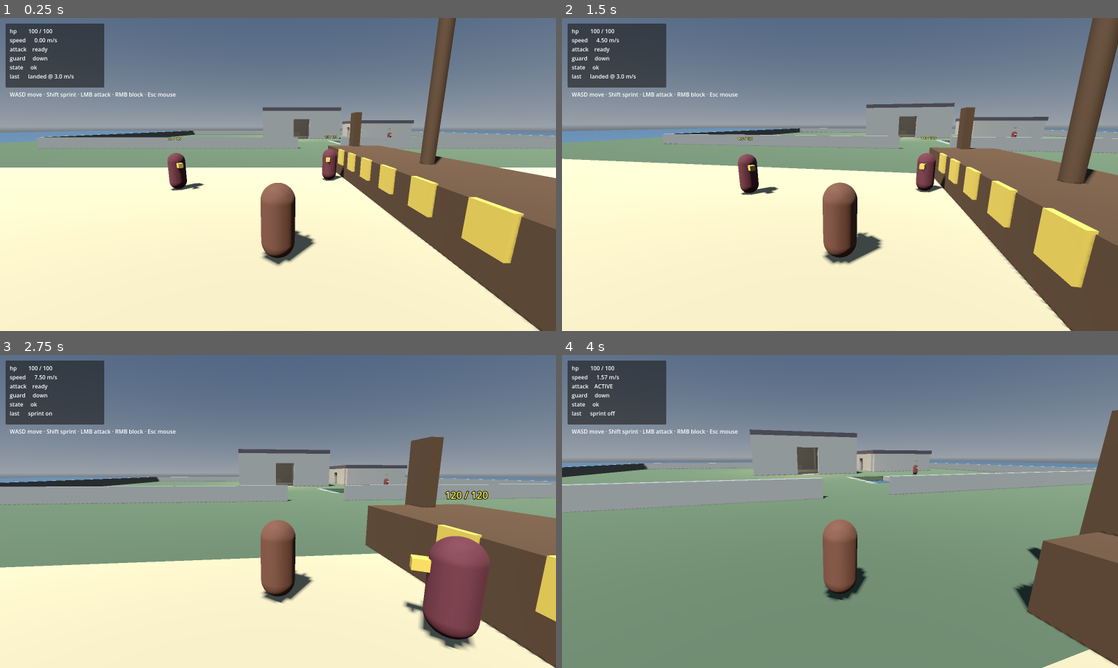
Above: before the commit, frames 1-4 (two rows, left to right).
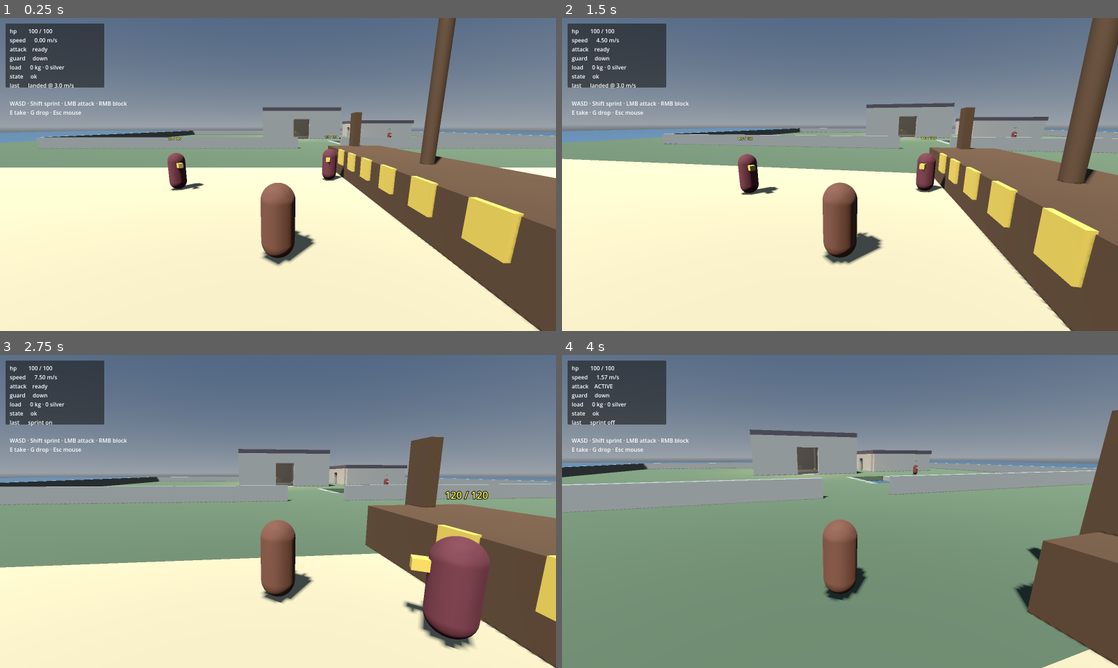
Above: after the commit, the same moments.

Repository: kurek775/first_game
Game: Godot game, scene res://scenes/main.tscn
Same seed, same stepped clock (60 frames per second), same inputs: the game is played once before the commit and once after it.
Inputs (mouse positions are in pixels of both pictures, inside the frame that each line leads up to):
- Up to frame 1 (0.25 s): no input
- Up to frame 2 (1.5 s): tap Enter at 0.5 s; move the mouse to (867, 174) at 0.52 s; hold Right mouse button (block) 0.53-1.28 s; hold W (move_forward) from 0.53 s (still down); click (867, 174) at 0.6 s; move the mouse to (812, 174) at 1.27 s; right-click (812, 174) at 1.35 s
- Up to frame 3 (2.75 s): keep holding W (move_forward); tap Shift (sprint) at 1.55 s; move the mouse to (289, 505) at 2.02 s; hold Shift (sprint) from 2.03 s (still down); tap G (drop, bound only after the commit) at 2.3 s
- Up to frame 4 (4 s): keep holding W (move_forward); move the mouse to (834, 517) at 2.77 s; release Shift (sprint) at 2.78 s; tap G (drop, bound only after the commit) at 2.85 s; tap E (interact, bound only after the commit) at 3.05, 3.6 s; move the mouse to (878, 514) at 3.52 s; click (878, 514) at 3.8 s

The runs differ from the first frame. In frame 1, 0.7% of the frame differs, in the area x 1-56%, y 15-38%; in frame 2, 0.7%; in frame 3, 0.6%; in frame 4, 0.6%.

Commit message:
Stage 5: loot with weight
Loot is a physical node, not an inventory entry. Picking it up reparents
the LootItem onto an anchor on the player's back, so the haul is visible
and can be abandoned where you stand.

Carrier owns the greed-versus-survival lever: total weight scales
movement speed down linearly, and past two_hand_weight_limit both arms
are full and the swing is refused outright. Dropping the reliquary to
fight is meant to be a real decision.

Five items graded so value tracks weight, with the richest haul also the
one that stops you fighting and sits furthest from the boat: candlestick
6kg/70, psalter 9kg/110, plate 16kg/180, reliquary 34kg/340, and a 58kg
gold hoard on the crypt floor.

Verified by driving: 40kg gives 3.12 m/s, exactly 4.5 * (1 - 40/130).
The attack-gate check samples 0.12s after the press because a whole
swing is 0.65s - sampling later reads idle whether the swing was blocked
or merely finished. Light -> windup, heavy -> idle, drop -> windup.

Co-Authored-By: Claude Opus 5 (1M context) <noreply@anthropic.com>

Diff:
--- a/project.godot
+++ b/project.godot
@@ -63,6 +63,17 @@
 ]
 }
 
+interact={
+"deadzone": 0.2,
+"events": [Object(InputEventKey,"resource_local_to_scene":false,"resource_name":"","device":-1,"window_id":0,"alt_pressed":false,"shift_pressed":false,"ctrl_pressed":false,"meta_pressed":false,"pressed":false,"keycode":0,"physical_keycode":69,"key_label":0,"unicode":0,"location":0,"echo":false,"script":null)
+]
+}
+drop={
+"deadzone": 0.2,
+"events": [Object(InputEventKey,"resource_local_to_scene":false,"resource_name":"","device":-1,"window_id":0,"alt_pressed":false,"shift_pressed":false,"ctrl_pressed":false,"meta_pressed":false,"pressed":false,"keycode":0,"physical_keycode":71,"key_label":0,"unicode":0,"location":0,"echo":false,"script":null)
+]
+}
+
 [layer_names]
 
 3d_physics/layer_1="world"
--- /dev/null
+++ b/resources/materials/gold.tres
@@ -0,0 +1,7 @@
+[gd_resource type="StandardMaterial3D" format=3]
+
+[resource]
+resource_name = "gold"
+albedo_color = Color(0.85, 0.67, 0.22, 1)
+metallic = 0.6
+roughness = 0.35
--- /dev/null
+++ b/resources/materials/silver.tres
@@ -0,0 +1,7 @@
+[gd_resource type="StandardMaterial3D" format=3]
+
+[resource]
+resource_name = "silver"
+albedo_color = Color(0.78, 0.8, 0.84, 1)
+metallic = 0.7
+roughness = 0.3
--- /dev/null
+++ b/scenes/loot/loot_item.tscn
@@ -0,0 +1,31 @@
+; A single stealable thing. Instanced with overrides for weight/value/size --
+; see main.tscn for the five placed around the monastery.
+;
+; Layer 5 ("interactable"), masks nothing: loot never looks for anything, the
+; carrier's reach volume looks for loot.
+[gd_scene load_steps=5 format=3]
+
+[ext_resource type="Script" path="res://scripts/loot/loot_item.gd" id="1_loot"]
+[ext_resource type="Material" path="res://resources/materials/gold.tres" id="2_gold"]
+
+[sub_resource type="BoxShape3D" id="BoxShape3D_loot"]
+size = Vector3(0.5, 0.4, 0.5)
+
+[sub_resource type="BoxMesh" id="BoxMesh_loot"]
+material = ExtResource("2_gold")
+size = Vector3(0.5, 0.4, 0.5)
+
+[node name="LootItem" type="Area3D" groups=["loot"]]
+collision_layer = 16
+collision_mask = 0
+monitoring = false
+script = ExtResource("1_loot")
+item_name = "Loot"
+weight = 10.0
+value = 50
+
+[node name="Collision" type="CollisionShape3D" parent="."]
+shape = SubResource("BoxShape3D_loot")
+
+[node name="Mesh" type="MeshInstance3D" parent="."]
+mesh = SubResource("BoxMesh_loot")
--- a/scenes/main.tscn
+++ b/scenes/main.tscn
@@ -14,6 +14,7 @@
 [ext_resource type="PackedScene" path="res://scenes/enemies/training_dummy.tscn" id="6_dummy"]
 [ext_resource type="NavigationMesh" path="res://resources/navigation/island_navmesh.tres" id="7_navmesh"]
 [ext_resource type="PackedScene" path="res://scenes/enemies/levy_spearman.tscn" id="8_spearman"]
+[ext_resource type="PackedScene" path="res://scenes/loot/loot_item.tscn" id="9_loot"]
 
 [sub_resource type="ProceduralSkyMaterial" id="ProceduralSkyMaterial_sky"]
 sky_top_color = Color(0.29, 0.38, 0.5, 1)
@@ -80,6 +81,59 @@
 [node name="Visual" parent="LevySpearman"]
 transform = Transform3D(-1, 0, 0, 0, 1, 0, 0, 0, -1, 0, 0, 0)
 
+
+; Loot. Deliberately graded so value tracks weight: the richest haul is also
+; the one that stops you fighting and is furthest from the boat.
+;   candlestick  6kg  /  70   nave, light enough to still swing
+;   psalter      9kg  / 110   nave
+;   plate       16kg  / 180   side building, past the two-hand limit
+;   reliquary   34kg  / 340   on the altar
+;   hoard       58kg  / 620   crypt floor, deepest and heaviest
+[node name="LootCandlestick" parent="." instance=ExtResource("9_loot")]
+transform = Transform3D(1, 0, 0, 0, 1, 0, 0, 0, 1, -4, 0.35, -18)
+item_name = "Candlestick"
+weight = 6.0
+value = 70
+
+[node name="Mesh" parent="LootCandlestick"]
+transform = Transform3D(0.7, 0, 0, 0, 0.7, 0, 0, 0, 0.7, 0, 0, 0)
+
+[node name="LootPsalter" parent="." instance=ExtResource("9_loot")]
+transform = Transform3D(1, 0, 0, 0, 1, 0, 0, 0, 1, 4, 0.35, -26)
+item_name = "Psalter"
+weight = 9.0
+value = 110
+
+[node name="Mesh" parent="LootPsalter"]
+transform = Transform3D(0.8, 0, 0, 0, 0.8, 0, 0, 0, 0.8, 0, 0, 0)
+
+[node name="LootPlate" parent="." instance=ExtResource("9_loot")]
+transform = Transform3D(1, 0, 0, 0, 1, 0, 0, 0, 1, 23, 0.35, -22)
+item_name = "Silver plate"
+weight = 16.0
+value = 180
+
+[node name="Mesh" parent="LootPlate"]
+transform = Transform3D(1.0, 0, 0, 0, 1.0, 0, 0, 0, 1.0, 0, 0, 0)
+
+[node name="LootReliquary" parent="." instance=ExtResource("9_loot")]
+transform = Transform3D(1, 0, 0, 0, 1, 0, 0, 0, 1, 0, 1.4, -32)
+item_name = "Reliquary"
+weight = 34.0
+value = 340
+
+[node name="Mesh" parent="LootReliquary"]
+transform = Transform3D(1.3, 0, 0, 0, 1.3, 0, 0, 0, 1.3, 0, 0, 0)
+
+[node name="LootHoard" parent="." instance=ExtResource("9_loot")]
+transform = Transform3D(1, 0, 0, 0, 1, 0, 0, 0, 1, 7, -4.15, -16)
+item_name = "Gold hoard"
+weight = 58.0
+value = 620
+
+[node name="Mesh" parent="LootHoard"]
+transform = Transform3D(1.6, 0, 0, 0, 1.6, 0, 0, 0, 1.6, 0, 0, 0)
+
 [node name="DebugHud" type="CanvasLayer" parent="." node_paths=PackedStringArray("player")]
 script = ExtResource("2_hud")
 player = NodePath("../Player")
--- a/scenes/player/player.tscn
+++ b/scenes/player/player.tscn
@@ -11,6 +11,7 @@
 [ext_resource type="Script" path="res://scripts/combat/hitbox.gd" id="9_hitbox"]
 [ext_resource type="Script" path="res://scripts/combat/melee_attack.gd" id="10_melee"]
 [ext_resource type="Script" path="res://scripts/combat/hit_reaction.gd" id="11_reaction"]
+[ext_resource type="Script" path="res://scripts/loot/carrier.gd" id="12_carrier"]
 
 [sub_resource type="CapsuleShape3D" id="CapsuleShape3D_body"]
 radius = 0.4
@@ -34,6 +35,9 @@
 
 [sub_resource type="BoxShape3D" id="BoxShape3D_hit"]
 size = Vector3(1.6, 1.4, 1.8)
+
+[sub_resource type="SphereShape3D" id="SphereShape3D_reach"]
+radius = 1.7
 
 [node name="Player" type="CharacterBody3D" groups=["player"]]
 collision_layer = 2
@@ -70,6 +74,9 @@
 [node name="Collision" type="CollisionShape3D" parent="Visual/Hitbox"]
 transform = Transform3D(1, 0, 0, 0, 1, 0, 0, 0, 1, 0, 1, -1.1)
 shape = SubResource("BoxShape3D_hit")
+
+[node name="LootAnchor" type="Node3D" parent="Visual"]
+transform = Transform3D(1, 0, 0, 0, 1, 0, 0, 0, 1, 0, 1.3, 0.36)
 
 [node name="Motor" type="Node" parent="."]
 script = ExtResource("2_motor")
@@ -131,5 +138,24 @@
 recovery = 0.35
 move_scale = 0.35
 
+; Masks layer 5 ("interactable") only. Loot is found; it never looks.
+[node name="Reach" type="Area3D" parent="."]
+transform = Transform3D(1, 0, 0, 0, 1, 0, 0, 0, 1, 0, 1, 0)
+collision_layer = 0
+collision_mask = 16
+monitorable = false
+
+[node name="Collision" type="CollisionShape3D" parent="Reach"]
+shape = SubResource("SphereShape3D_reach")
+
+[node name="Carrier" type="Node" parent="." node_paths=PackedStringArray("body", "reach", "stack_anchor")]
+script = ExtResource("12_carrier")
+body = NodePath("..")
+reach = NodePath("../Reach")
+stack_anchor = NodePath("../Visual/LootAnchor")
+crush_weight = 130.0
+min_speed_scale = 0.35
+two_hand_weight_limit = 12.0
+
 [connection signal="hit_taken" from="Hurtbox" to="HitReaction" method="react"]
 [connection signal="hit_blocked" from="Hurtbox" to="HitReaction" method="react_blocked"]
--- /dev/null
+++ b/scripts/loot/carrier.gd
@@ -0,0 +1,133 @@
+## Carrier — what a character is hauling, and what it costs them.
+##
+## Owns the whole greed-versus-survival lever: total weight scales movement
+## speed down and, past a threshold, means both hands are full and you cannot
+## swing at all. Dropping the reliquary to fight is meant to be a real decision.
+##
+## Knows nothing about input. The Player reads the keys and calls
+## try_pick_up() / drop_last().
+
+class_name Carrier
+extends Node
+
+signal load_changed(weight: float, value: int)
+signal picked_up(item: LootItem)
+signal dropped(item: LootItem)
+## Emitted when crossing the two-hand threshold in either direction, so the HUD
+## can say "hands full" without polling for a change.
+signal hands_changed(free: bool)
+
+## The character doing the carrying.
+@export var body: Node3D
+## Area3D that detects loot within arm's length. Masks layer 5, "interactable".
+@export var reach: Area3D
+## Where carried loot is parented. Put it on the character's back.
+@export var stack_anchor: Node3D
+## Where dropped loot is reparented to. Leave null to use the scene root.
+@export var world_parent: Node
+
+@export_group("Load")
+## Weight at which you would barely move. Speed scales toward min_speed_scale
+## as the load approaches this.
+@export_range(10.0, 500.0, 5.0) var crush_weight := 130.0
+@export_range(0.05, 1.0, 0.05) var min_speed_scale := 0.35
+## Above this you are holding loot in both arms and cannot attack.
+@export_range(0.0, 200.0, 0.5) var two_hand_weight_limit := 12.0
+
+var carried: Array[LootItem] = []
+
+var _hands_free := true
+
+
+func total_weight() -> float:
+	var sum := 0.0
+	for item in carried:
+		sum += item.weight
+	return sum
+
+
+func total_value() -> int:
+	var sum := 0
+	for item in carried:
+		sum += item.value
+	return sum
+
+
+## Multiplier for CharacterMotor.speed_scale. Linear in weight, floored so a
+## fully laden raider still shuffles rather than freezing.
+func speed_scale() -> float:
+	return clampf(1.0 - total_weight() / crush_weight, min_speed_scale, 1.0)
+
+
+## False once your arms are full. The player's swing is two-handed.
+func has_free_hands() -> bool:
+	return total_weight() <= two_hand_weight_limit
+
+
+## Nearest un-carried loot inside the reach volume.
+func nearest_in_reach() -> LootItem:
+	if reach == null:
+		return null
+
+	var best: LootItem = null
+	var best_distance := INF
+	for area in reach.get_overlapping_areas():
+		var item := area as LootItem
+		if item == null or item.is_carried():
+			continue
+		var distance := body.global_position.distance_to(item.global_position)
+		if distance < best_distance:
+			best_distance = distance
+			best = item
+	return best
+
+
+func try_pick_up() -> bool:
+	var item := nearest_in_reach()
+	if item == null:
+		return false
+
+	item.attach_to(body, stack_anchor, carried.size())
+	carried.append(item)
+	picked_up.emit(item)
+	_announce()
+	return true
+
+
+func drop_last() -> bool:
+	if carried.is_empty():
+		return false
+
+	var item: LootItem = carried.pop_back()
+	item.detach_to(_drop_parent(), _drop_position())
+	dropped.emit(item)
+	_announce()
+	return true
+
+
+func drop_all() -> void:
+	while not carried.is_empty():
+		drop_last()
+
+
+func _drop_parent() -> Node:
+	return world_parent if world_parent != null else body.get_tree().current_scene
+
+
+## Just in front of the feet, so dropped loot does not land inside the body and
+## immediately re-enter the reach volume from the inside.
+func _drop_position() -> Vector3:
+	var forward := -body.global_transform.basis.z
+	forward.y = 0.0
+	if forward.length_squared() < 0.0001:
+		forward = Vector3.FORWARD
+	return body.global_position + forward.normalized() * 1.1 + Vector3.UP * 0.3
+
+
+func _announce() -> void:
+	load_changed.emit(total_weight(), total_value())
+
+	var free := has_free_hands()
+	if free != _hands_free:
+		_hands_free = free
+		hands_changed.emit(free)
--- /dev/null
+++ b/scripts/loot/loot_item.gd
@@ -0,0 +1,61 @@
+## LootItem — a physical thing worth stealing.
+##
+## Not an inventory entry. The node itself is reparented onto the carrier when
+## picked up and put back in the world when dropped, so what you are carrying
+## is literally visible on your back and can be abandoned where you stand.
+##
+## Sits on collision layer 5 ("interactable") and masks nothing — loot never
+## looks for anything, the carrier's reach volume looks for loot.
+
+class_name LootItem
+extends Area3D
+
+signal picked_up(by: Node3D)
+signal dropped
+
+@export var item_name := "Loot"
+## Kilograms. This is the whole design lever: heavier is worth more and costs
+## you speed and the ability to swing.
+@export_range(0.5, 200.0, 0.5) var weight := 10.0
+## Silver. Shown in the run summary.
+@export_range(0, 5000, 5) var value := 50
+
+var carried_by: Node3D = null
+
+var _home_parent: Node = null
+
+
+func is_carried() -> bool:
+	return carried_by != null
+
+
+## Called by Carrier. Reparents onto `anchor` and stops being pickable.
+func attach_to(carrier_body: Node3D, anchor: Node3D, slot: int) -> void:
+	if is_carried():
+		return
+	_home_parent = get_parent()
+	carried_by = carrier_body
+
+	# Stop the reach volume seeing loot that is already on our back.
+	monitorable = false
+
+	reparent(anchor, false)
+	position = Vector3(0.0, 0.28 * slot, 0.0)
+	rotation = Vector3.ZERO
+
+	picked_up.emit(carrier_body)
+
+
+## Called by Carrier. Puts the node back in the world at `where`.
+func detach_to(world_parent: Node, where: Vector3) -> void:
+	if not is_carried():
+		return
+	carried_by = null
+
+	var parent := world_parent if world_parent != null else _home_parent
+	reparent(parent, false)
+	global_position = where
+	rotation = Vector3.ZERO
+
+	monitorable = true
+	dropped.emit()
--- a/scripts/player/player.gd
+++ b/scripts/player/player.gd
@@ -27,6 +27,7 @@
 @onready var blocker: Blocker = $Blocker
 @onready var attack: MeleeAttack = $MeleeAttack
 @onready var reaction: HitReaction = $HitReaction
+@onready var carrier: Carrier = $Carrier
 
 
 func _ready() -> void:
@@ -57,15 +58,22 @@
 	# Guard drops the instant you commit to a swing — you cannot do both.
 	blocker.set_blocking(Input.is_action_pressed("block") and not attack.is_swinging())
 
-	if Input.is_action_just_pressed("attack"):
+	# Both arms full of reliquary means no swing. Dropping the haul to fight is
+	# the decision the whole loot system exists to force.
+	if Input.is_action_just_pressed("attack") and carrier.has_free_hands():
 		attack.try_swing()
+
+	if Input.is_action_just_pressed("interact"):
+		carrier.try_pick_up()
+	if Input.is_action_just_pressed("drop"):
+		carrier.drop_last()
 
 	motor.wants_sprint = (
 		Input.is_action_pressed("sprint")
 		and not blocker.is_blocking()
 		and not attack.is_swinging()
 	)
-	motor.speed_scale = _speed_scale()
+	motor.speed_scale = _speed_scale() * carrier.speed_scale()
 
 	_face(delta)
 
--- a/scripts/ui/debug_hud.gd
+++ b/scripts/ui/debug_hud.gd
@@ -32,6 +32,12 @@
 	player.health.damaged.connect(_on_damaged)
 	player.blocker.blocked.connect(func(_hit: HitInfo) -> void: _last_event = "blocked!")
 	player.attack.swing_landed.connect(_on_swing_landed)
+	player.carrier.picked_up.connect(
+		func(item: LootItem) -> void: _last_event = "took %s (%.0fkg)" % [item.item_name, item.weight]
+	)
+	player.carrier.dropped.connect(
+		func(item: LootItem) -> void: _last_event = "dropped %s" % item.item_name
+	)
 	player.reaction.stagger_started.connect(
 		func(duration: float) -> void: _last_event = "staggered %.2fs" % duration
 	)
@@ -43,10 +49,16 @@
 		"speed     %5.2f m/s" % player.motor.get_ground_speed(),
 		"attack    %s" % _phase_name(),
 		"guard     %s" % ("UP" if player.blocker.is_blocking() else "down"),
+		"load      %.0f kg · %d silver%s" % [
+			player.carrier.total_weight(),
+			player.carrier.total_value(),
+			"" if player.carrier.has_free_hands() else "  HANDS FULL",
+		],
 		"state     %s" % _state_name(),
 		"last      %s" % _last_event,
 		"",
-		"WASD move · Shift sprint · LMB attack · RMB block · Esc mouse",
+		"WASD · Shift sprint · LMB attack · RMB block",
+		"E take · G drop · Esc mouse",
 	])
 
 
Not shown, changed: .claude/skills/run-lindisfarne/driver.gd
Not shown: 1 places in scenes/main.tscn that only renumber resources
Not shown: 1 places in scenes/player/player.tscn that only renumber resources
Not shown, added: scripts/loot/carrier.gd.uid
Not shown, added: scripts/loot/loot_item.gd.uid
Not shown, added: .claude/skills/run-lindisfarne/loot.sh
Not shown, changed: README.md
